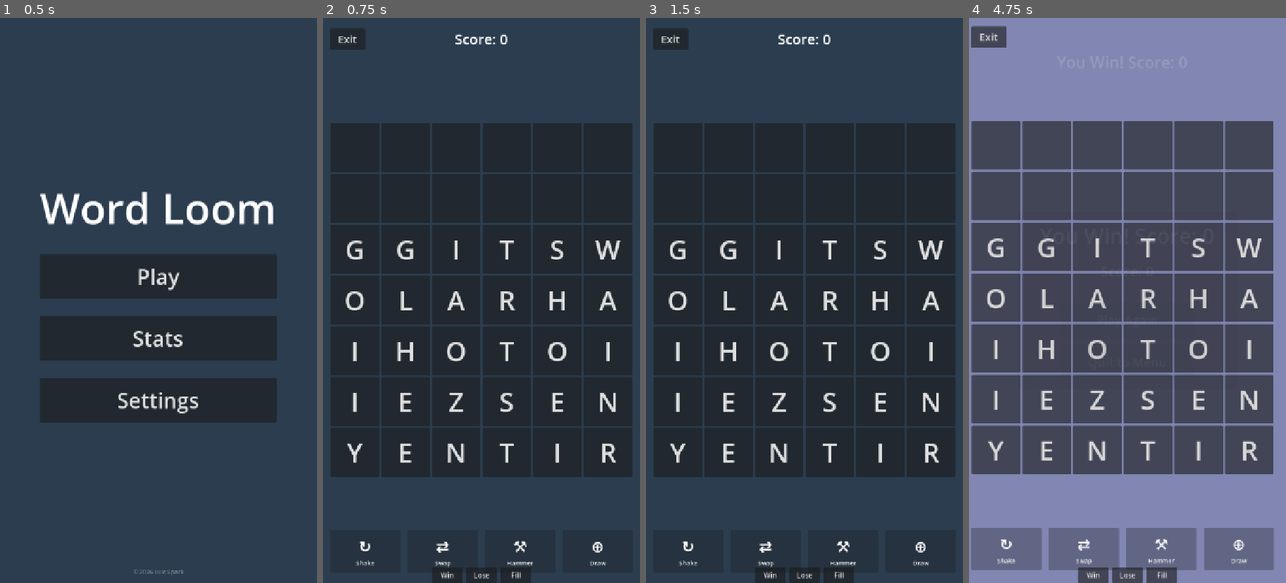
Above: before the commit, frames 1-4 (left to right).
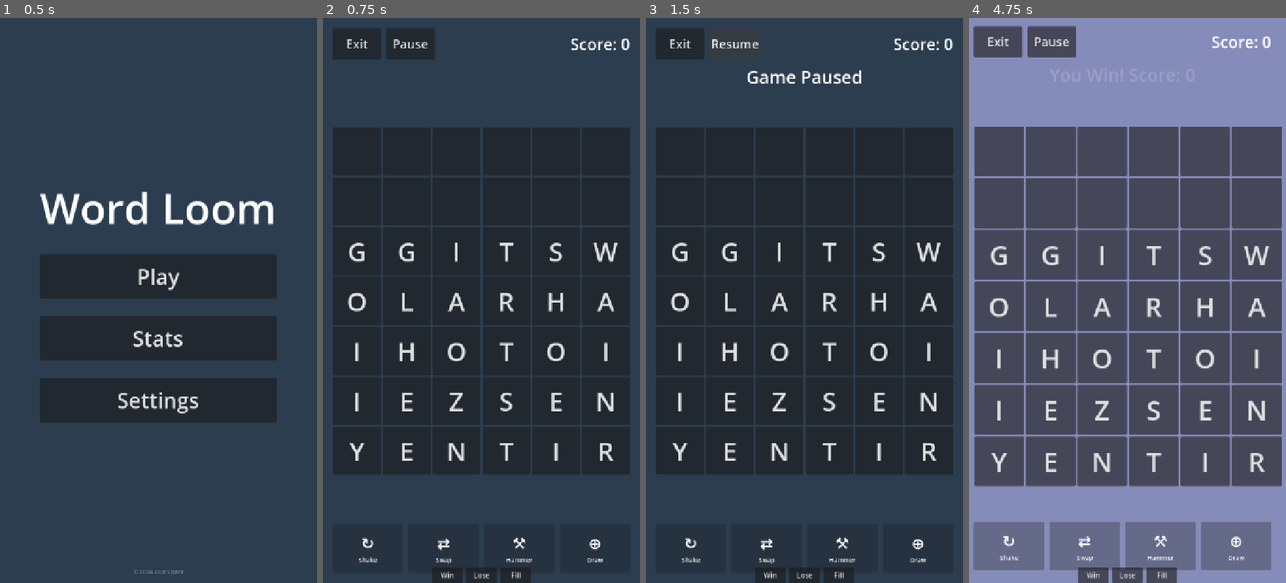
Above: after the commit, the same moments.

Repository: lux-sp4rk/wrdfall
Game: Godot game, scene res://scenes/Home.tscn
The game is run twice, just before and just after one commit, with the same random seed, the same clock (stepped at 60 frames per second) and the same inputs.
Inputs (mouse positions are in pixels of both pictures, inside the frame that each line leads up to):
- Up to frame 1 (0.5 s): no input
- Up to frame 2 (0.75 s): click "Play" at 0.5 s
- Up to frame 3 (1.5 s): click (734, 46) at 1.25 s, where only the run after the commit has a clickable "Pause"
- Up to frame 4 (4.75 s): click (1057, 46) at 2 s, where only the run after the commit has a clickable "Resume"; click "Win" at 2.75 s; tap Enter at 3.5 s; move the mouse to (1197, 272) at 3.52 s; hold W 3.53-4.28 s; hold Ctrl 3.53-4.28 s; click (1197, 272) at 3.67 s; move the mouse to (1064, 328) at 4.27 s; tap L at 4.35 s

Frame 1 is identical in both runs. In frame 2, 9.4% of the frame differs, in the area x 2-98%, y 2-98%; in frame 3, 9.1%; in frame 4, 22%, in the area x 0-99%, y 1-98%.
Error after the commit: Cannot call method 'hide' on a null value. (res://scripts/LoomDrop.gd:1243)

Commit message:
feat: add TopNavBar component and pause functionality

Diff:
--- a/godot/scenes/LoomDrop.tscn
+++ b/godot/scenes/LoomDrop.tscn
@@ -1,6 +1,7 @@
-[gd_scene format=3 uid="uid://vlw5wxodhn1m"]
+[gd_scene load_steps=6 format=3 uid="uid://vlw5wxodhn1m"]
 
 [ext_resource type="Script" uid="uid://tpwlf1je2pe8" path="res://scripts/LoomDrop.gd" id="1"]
+[ext_resource type="PackedScene" uid="uid://b4qm8xjhw3fxo" path="res://scenes/TopNavBar.tscn" id="2_topnavbar"]
 [ext_resource type="AudioStream" uid="uid://jq64cnhbl25m" path="res://audio/drop.wav" id="2_83v8n"]
 [ext_resource type="AudioStream" path="res://audio/word_score.wav" id="3_word_score"]
 [ext_resource type="AudioStream" path="res://audio/shake.wav" id="4_shake"]
@@ -37,76 +38,60 @@
 
 [node name="VBox" type="VBoxContainer" parent="MarginContainer" unique_id=1524492021]
 layout_mode = 2
-theme_override_constants/separation = 8
-
-[node name="TopBar" type="HBoxContainer" parent="MarginContainer/VBox" unique_id=1791762259]
-layout_mode = 2
 theme_override_constants/separation = 12
 
-[node name="HomeButton" type="Button" parent="MarginContainer/VBox/TopBar" unique_id=1372198348]
+[node name="TopNavBar" parent="MarginContainer/VBox" instance=ExtResource("2_topnavbar")]
 unique_name_in_owner = true
-custom_minimum_size = Vector2(80, 48)
-layout_mode = 2
-theme_override_font_sizes/font_size = 24
-text = "Exit"
-
-[node name="ScoreLabel" type="Label" parent="MarginContainer/VBox/TopBar" unique_id=1151936533]
-unique_name_in_owner = true
-layout_mode = 2
-size_flags_horizontal = 3
-theme_override_font_sizes/font_size = 32
-text = "Score: 0"
-horizontal_alignment = 1
-
-[node name="TopSpacer" type="Control" parent="MarginContainer/VBox/TopBar" unique_id=47869987]
-custom_minimum_size = Vector2(80, 0)
 layout_mode = 2
 
 [node name="WordLabel" type="Label" parent="MarginContainer/VBox" unique_id=391275284]
 unique_name_in_owner = true
-custom_minimum_size = Vector2(0, 48)
+custom_minimum_size = Vector2(0, 56)
 layout_mode = 2
-theme_override_font_sizes/font_size = 36
+theme_override_font_sizes/font_size = 40
 horizontal_alignment = 1
 
 [node name="GridCenter" type="CenterContainer" parent="MarginContainer/VBox" unique_id=245311753]
+custom_minimum_size = Vector2(0, 600)
 layout_mode = 2
 size_flags_vertical = 3
 
 [node name="GridContainer" type="GridContainer" parent="MarginContainer/VBox/GridCenter" unique_id=1796082259]
 unique_name_in_owner = true
+custom_minimum_size = Vector2(0, 600)
 layout_mode = 2
+size_flags_vertical = 0
 theme_override_constants/h_separation = 4
 theme_override_constants/v_separation = 4
 columns = 7
 
 [node name="ButtonSpacer" type="Control" parent="MarginContainer/VBox" unique_id=1484329959]
-custom_minimum_size = Vector2(0, 4)
+custom_minimum_size = Vector2(0, 12)
 layout_mode = 2
 
 [node name="ActionButtons" type="HBoxContainer" parent="MarginContainer/VBox" unique_id=25641394]
 layout_mode = 2
-theme_override_constants/separation = 16
+theme_override_constants/separation = 12
 alignment = 1
 
 [node name="ShakeButton" type="Button" parent="MarginContainer/VBox/ActionButtons" unique_id=228822977]
 unique_name_in_owner = true
-custom_minimum_size = Vector2(160, 96)
+custom_minimum_size = Vector2(160, 110)
 layout_mode = 2
 
 [node name="SwapButton" type="Button" parent="MarginContainer/VBox/ActionButtons" unique_id=868050866]
 unique_name_in_owner = true
-custom_minimum_size = Vector2(160, 96)
+custom_minimum_size = Vector2(160, 110)
 layout_mode = 2
 
 [node name="HammerButton" type="Button" parent="MarginContainer/VBox/ActionButtons" unique_id=1432274338]
 unique_name_in_owner = true
-custom_minimum_size = Vector2(160, 96)
+custom_minimum_size = Vector2(160, 110)
 layout_mode = 2
 
 [node name="DrawMoreButton" type="Button" parent="MarginContainer/VBox/ActionButtons" unique_id=1872945612]
 unique_name_in_owner = true
-custom_minimum_size = Vector2(160, 96)
+custom_minimum_size = Vector2(160, 110)
 layout_mode = 2
 
 [node name="GameOverModal" type="ColorRect" parent="." unique_id=413505439]
@@ -164,23 +149,23 @@
 
 [node name="ButtonContainer" type="VBoxContainer" parent="GameOverModal/CenterContainer/Panel/VBox" unique_id=1202157202]
 layout_mode = 2
-theme_override_constants/separation = 16
+theme_override_constants/separation = 20
 alignment = 1
 
 [node name="RetryButton" type="Button" parent="GameOverModal/CenterContainer/Panel/VBox/ButtonContainer" unique_id=2063112390]
 unique_name_in_owner = true
-custom_minimum_size = Vector2(300, 80)
+custom_minimum_size = Vector2(350, 90)
 layout_mode = 2
 size_flags_horizontal = 4
-theme_override_font_sizes/font_size = 28
+theme_override_font_sizes/font_size = 32
 text = "Play Again"
 
 [node name="QuitButton" type="Button" parent="GameOverModal/CenterContainer/Panel/VBox/ButtonContainer" unique_id=671124874]
 unique_name_in_owner = true
-custom_minimum_size = Vector2(300, 80)
+custom_minimum_size = Vector2(350, 90)
 layout_mode = 2
 size_flags_horizontal = 4
-theme_override_font_sizes/font_size = 28
+theme_override_font_sizes/font_size = 32
 text = "Quit to Menu"
 
 [node name="BottomSpacer" type="Control" parent="GameOverModal/CenterContainer/Panel/VBox" unique_id=1997048629]
--- /dev/null
+++ b/godot/scenes/TopNavBar.tscn
@@ -0,0 +1,34 @@
+[gd_scene format=3 uid="uid://b4qm8xjhw3fxo"]
+
+[ext_resource type="Script" path="res://scripts/TopNavBar.gd" id="1"]
+
+[node name="TopNavBar" type="HBoxContainer"]
+custom_minimum_size = Vector2(0, 70)
+theme_override_constants/separation = 12
+script = ExtResource("1")
+
+[node name="ExitButton" type="Button" parent="."]
+unique_name_in_owner = true
+custom_minimum_size = Vector2(110, 70)
+layout_mode = 2
+theme_override_font_sizes/font_size = 28
+text = "Exit"
+
+[node name="PauseButton" type="Button" parent="."]
+unique_name_in_owner = true
+custom_minimum_size = Vector2(110, 70)
+layout_mode = 2
+theme_override_font_sizes/font_size = 28
+text = "Pause"
+
+[node name="Spacer" type="Control" parent="."]
+layout_mode = 2
+size_flags_horizontal = 3
+
+[node name="ScoreLabel" type="Label" parent="."]
+unique_name_in_owner = true
+custom_minimum_size = Vector2(220, 0)
+layout_mode = 2
+theme_override_font_sizes/font_size = 36
+text = "Score: 0"
+horizontal_alignment = 2
--- a/godot/scripts/LanguageConfig.gd
+++ b/godot/scripts/LanguageConfig.gd
@@ -90,6 +90,7 @@
 		"difficulty_label": "Difficulty",
 		"difficulty_easy": "Easy",
 		"difficulty_hard": "Hard",
+		"paused": "Game Paused",
 	}
 	return cfg
 
@@ -157,5 +158,6 @@
 		"difficulty_label": "Dificultad",
 		"difficulty_easy": "F\u00e1cil",
 		"difficulty_hard": "Dif\u00edcil",
+		"paused": "Juego pausado",
 	}
 	return cfg
--- a/godot/scripts/LoomDrop.gd
+++ b/godot/scripts/LoomDrop.gd
@@ -3,12 +3,11 @@
 @onready var grid_container: GridContainer = %"GridContainer"
 @onready var grid_center: CenterContainer = $MarginContainer/VBox/GridCenter
 @onready var word_label: Label = %"WordLabel"
-@onready var score_label: Label = %"ScoreLabel"
+@onready var top_nav_bar = %"TopNavBar"
 @onready var shake_button: Button = %"ShakeButton"
 @onready var hammer_button: Button = %"HammerButton"
 @onready var swap_button: Button = %"SwapButton"
 @onready var draw_more_button: Button = %"DrawMoreButton"
-@onready var home_button: Button = %"HomeButton"
 @onready var background: ColorRect = $ColorRect
 @onready var margin_container: MarginContainer = $MarginContainer
 @onready var game_over_modal: ColorRect = %"GameOverModal"
@@ -89,7 +88,8 @@
 	hammer_button.pressed.connect(_on_hammer_pressed)
 	swap_button.pressed.connect(_on_swap_pressed)
 	draw_more_button.pressed.connect(_on_draw_more_pressed)
-	home_button.pressed.connect(_on_home_pressed)
+	top_nav_bar.exit_pressed.connect(_on_home_pressed)
+	top_nav_bar.pause_pressed.connect(_on_pause_pressed)
 	retry_button.pressed.connect(_on_retry_pressed)
 	quit_button.pressed.connect(_on_quit_pressed)
 
@@ -140,6 +140,15 @@
 
 func _on_home_pressed() -> void:
 	get_tree().change_scene_to_file("res://scenes/Home.tscn")
+
+
+func _on_pause_pressed() -> void:
+	if top_nav_bar.is_paused:
+		drop_timer.paused = true
+		word_label.text = lang_config.ui_strings.get("paused", "Game Paused")
+	else:
+		drop_timer.paused = false
+		word_label.text = ""
 
 
 func _on_retry_pressed() -> void:
@@ -1063,7 +1072,7 @@
 
 
 func _update_score_display() -> void:
-	score_label.text = lang_config.ui_strings["score"] % score
+	top_nav_bar.update_score(score)
 
 
 func _update_shake_button() -> void:
--- /dev/null
+++ b/godot/scripts/TopNavBar.gd
@@ -0,0 +1,32 @@
+extends HBoxContainer
+
+## Top navigation bar component with Exit and Pause buttons
+## Emits signals that the parent scene can connect to
+
+signal exit_pressed
+signal pause_pressed
+
+@onready var exit_button = %ExitButton
+@onready var pause_button = %PauseButton
+@onready var score_label = %ScoreLabel
+
+var is_paused: bool = false
+
+func _ready() -> void:
+	exit_button.pressed.connect(_on_exit_pressed)
+	pause_button.pressed.connect(_on_pause_pressed)
+
+func _on_exit_pressed() -> void:
+	exit_pressed.emit()
+
+func _on_pause_pressed() -> void:
+	is_paused = !is_paused
+	pause_button.text = "Resume" if is_paused else "Pause"
+	pause_pressed.emit()
+
+func update_score(score: int) -> void:
+	score_label.text = "Score: %d" % score
+
+func set_paused(paused: bool) -> void:
+	is_paused = paused
+	pause_button.text = "Resume" if is_paused else "Pause"
